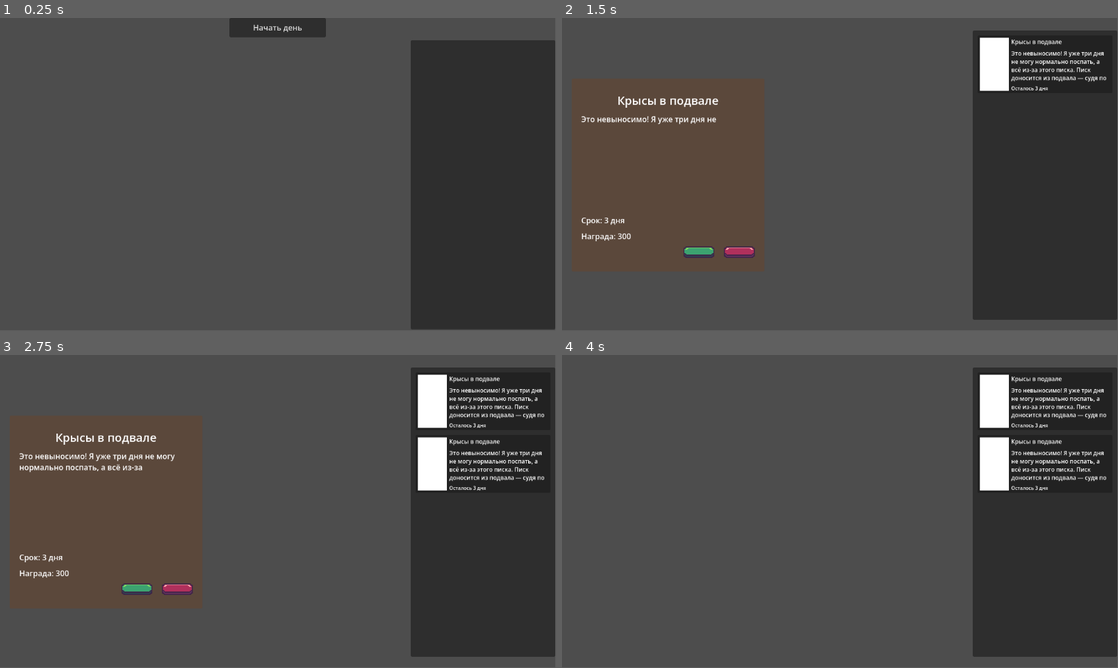
Above: before the commit, frames 1-4 (two rows, left to right).
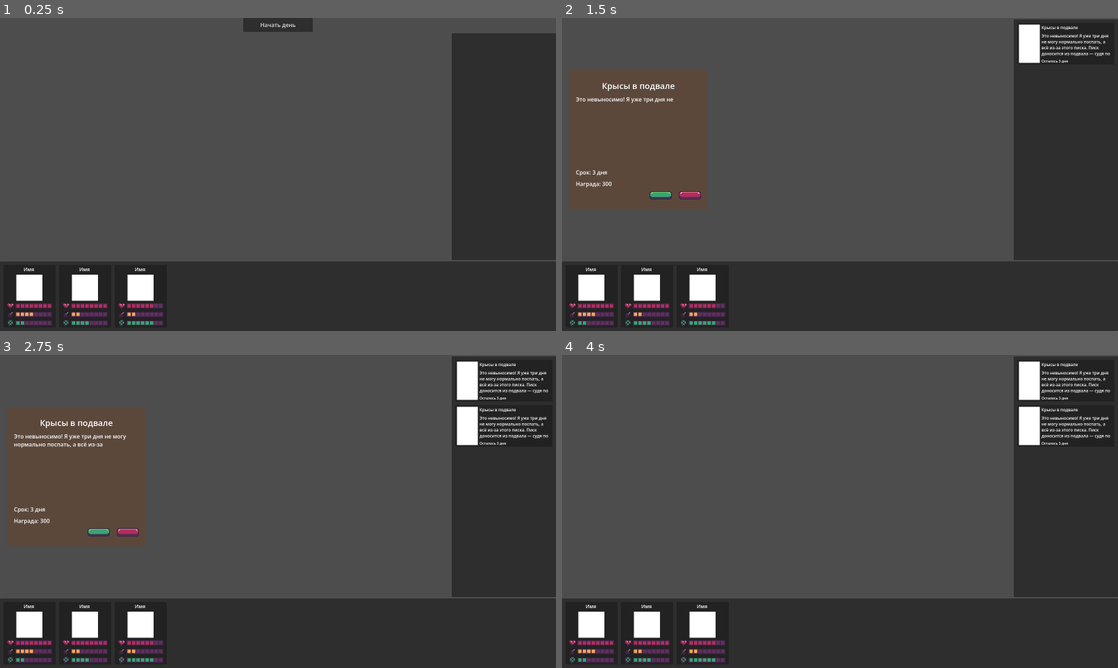
Above: after the commit, the same moments.

Repository: Soth-Yogoth/guild
Game: Godot game, scene res://scenes/main.tscn
Two runs of this game, one before a commit and one after it. Both use one fixed random seed, a clock stepped at 60 frames per second and the inputs below.
Inputs (mouse positions are in pixels of both pictures, inside the frame that each line leads up to; where the layout moved, square brackets give the same spot in the first picture):
- Up to frame 1 (0.25 s): no input
- Up to frame 2 (1.5 s): click "Начать день" at 0.5 s; click (662, 196) [701, 252] at 1.25 s
- Up to frame 3 (2.75 s): click (100, 533) [139, 589] at 2 s
- Up to frame 4 (4 s): click (689, 533) [739, 589] at 2.75 s; tap Enter at 3.5 s; move the mouse to (962, 495) at 3.52 s; click (962, 495) at 3.67 s
In our replay, the window is 799x449 before the commit and 800x450 after it. These sizes can differ from the game's own. Grey fills any space a smaller window leaves; there, only what the larger window draws over its background counts as a difference.

The runs differ from the first frame. In frame 1, 23% of the frame differs, in the area x 0-100%, y 0-100%; in frame 2, 26%; in frame 3, 28%; in frame 4, 26%.

Commit message:
hero_manager_added

Diff:
--- a/project.godot
+++ b/project.godot
@@ -21,6 +21,12 @@
 QuestManager="*uid://cu3x8fjifv1f3"
 UiManager="*uid://cw6xgetwyhusd"
 GameState="*uid://1waaqjuv8hr5"
+HeroManager="*uid://c6omndkt1pffl"
+
+[display]
+
+window/size/viewport_width=1600
+window/size/viewport_height=900
 
 [dotnet]
 
--- /dev/null
+++ b/resources/hero_database.tres
@@ -0,0 +1,12 @@
+[gd_resource type="Resource" script_class="HeroDatabase" format=3 uid="uid://d3rpyeee57kbj"]
+
+[ext_resource type="Script" uid="uid://dq5rnd3xwvu0m" path="res://scripts/resources/hero_data.gd" id="1_d4ia0"]
+[ext_resource type="Resource" uid="uid://dvhsg0o8pg2vh" path="res://resources/heroes/start heroes/warior.tres" id="2_bkojb"]
+[ext_resource type="Resource" uid="uid://7i6a1i5iovix" path="res://resources/heroes/start heroes/wizard.tres" id="3_7l7ef"]
+[ext_resource type="Resource" uid="uid://di1wg53tssa1b" path="res://resources/heroes/start heroes/lucky.tres" id="4_vubf1"]
+[ext_resource type="Script" uid="uid://t2qfm3ujgjbg" path="res://scripts/resources/hero_database.gd" id="5_6gqdw"]
+
+[resource]
+script = ExtResource("5_6gqdw")
+heroes = Array[ExtResource("1_d4ia0")]([ExtResource("2_bkojb"), ExtResource("3_7l7ef"), ExtResource("4_vubf1")])
+metadata/_custom_type_script = "uid://t2qfm3ujgjbg"
--- /dev/null
+++ b/resources/heroes/start heroes/lucky.tres
@@ -0,0 +1,11 @@
+[gd_resource type="Resource" script_class="HeroData" format=3 uid="uid://di1wg53tssa1b"]
+
+[ext_resource type="Script" uid="uid://dq5rnd3xwvu0m" path="res://scripts/resources/hero_data.gd" id="1_j0nva"]
+
+[resource]
+script = ExtResource("1_j0nva")
+name = "Лаки"
+hp_max = 6
+atk = 2
+luck = 6
+metadata/_custom_type_script = "uid://dq5rnd3xwvu0m"
--- /dev/null
+++ b/resources/heroes/start heroes/warior.tres
@@ -0,0 +1,10 @@
+[gd_resource type="Resource" script_class="HeroData" format=3 uid="uid://dvhsg0o8pg2vh"]
+
+[ext_resource type="Script" uid="uid://dq5rnd3xwvu0m" path="res://scripts/resources/hero_data.gd" id="1_ljxfa"]
+
+[resource]
+script = ExtResource("1_ljxfa")
+name = "Годвин"
+atk = 4
+luck = 2
+metadata/_custom_type_script = "uid://dq5rnd3xwvu0m"
--- /dev/null
+++ b/resources/heroes/start heroes/wizard.tres
@@ -0,0 +1,10 @@
+[gd_resource type="Resource" script_class="HeroData" format=3 uid="uid://7i6a1i5iovix"]
+
+[ext_resource type="Script" uid="uid://dq5rnd3xwvu0m" path="res://scripts/resources/hero_data.gd" id="1_wkbmd"]
+
+[resource]
+script = ExtResource("1_wkbmd")
+name = "Астрид"
+atk = 2
+luck = 4
+metadata/_custom_type_script = "uid://dq5rnd3xwvu0m"
--- a/scenes/active_quests_view.tscn
+++ b/scenes/active_quests_view.tscn
@@ -1,6 +1,6 @@
 [gd_scene format=3 uid="uid://cw27eml1ptyk"]
 
-[ext_resource type="Script" uid="uid://cworirxe11ulf" path="res://scripts/active_quests_view.gd" id="1_6q7n1"]
+[ext_resource type="Script" uid="uid://cworirxe11ulf" path="res://scripts/ui_elements/quests_right_panel.gd" id="1_6q7n1"]
 
 [node name="Control" type="Control" unique_id=1910572543]
 custom_minimum_size = Vector2(300, 0)
@@ -17,15 +17,12 @@
 [node name="PanelContainer" type="PanelContainer" parent="." unique_id=738057865]
 custom_minimum_size = Vector2(300, 600)
 layout_mode = 1
-anchors_preset = 8
+anchors_preset = 13
 anchor_left = 0.5
-anchor_top = 0.5
 anchor_right = 0.5
-anchor_bottom = 0.5
-offset_left = -150.0
-offset_top = -300.0
-offset_right = 150.0
-offset_bottom = 300.0
+anchor_bottom = 1.0
+offset_left = -10.0
+offset_right = 10.0
 grow_horizontal = 2
 grow_vertical = 2
 
--- /dev/null
+++ b/scenes/hero_view_short.tscn
@@ -0,0 +1,128 @@
+[gd_scene format=3 uid="uid://bsork0adkuki1"]
+
+[ext_resource type="Texture2D" uid="uid://blhhjopqmn830" path="res://assets/img/icons/heart.png" id="1_725ej"]
+[ext_resource type="Script" uid="uid://c0swcb3jvb0ay" path="res://scripts/ui_elements/hero_view_short.gd" id="1_wh44r"]
+[ext_resource type="Texture2D" uid="uid://c6wxfpxywct4t" path="res://assets/img/progress_bar/progress_bar_background.png" id="2_wh44r"]
+[ext_resource type="Texture2D" uid="uid://bco5y2e2br0g3" path="res://assets/img/progress_bar/progress_bar_dark_pink.png" id="3_lgiyx"]
+[ext_resource type="Texture2D" uid="uid://bp6hqnso3g87m" path="res://assets/img/icons/sword.png" id="4_3vuo4"]
+[ext_resource type="Texture2D" uid="uid://cj1ihgwurutwh" path="res://assets/img/progress_bar/progress_bar_gold.png" id="5_7s46m"]
+[ext_resource type="Texture2D" uid="uid://cbpdw7mimnb4d" path="res://assets/img/icons/clover.png" id="6_xxr06"]
+[ext_resource type="Texture2D" uid="uid://bou07nd1ocv4x" path="res://assets/img/progress_bar/progress_bar_green.png" id="7_xqcdk"]
+
+[node name="Control" type="Control" unique_id=1103368489]
+custom_minimum_size = Vector2(150, 0)
+custom_maximum_size = Vector2(150, -1)
+layout_mode = 3
+anchors_preset = 0
+script = ExtResource("1_wh44r")
+
+[node name="Panel" type="Panel" parent="." unique_id=270518231]
+layout_mode = 1
+anchors_preset = 15
+anchor_right = 1.0
+anchor_bottom = 1.0
+grow_horizontal = 2
+grow_vertical = 2
+
+[node name="MarginContainer" type="MarginContainer" parent="Panel" unique_id=558043738]
+layout_mode = 1
+anchors_preset = 15
+anchor_right = 1.0
+anchor_bottom = 1.0
+grow_horizontal = 2
+grow_vertical = 2
+theme_override_constants/margin_left = 10
+theme_override_constants/margin_top = 5
+theme_override_constants/margin_right = 10
+theme_override_constants/margin_bottom = 5
+
+[node name="VBoxContainer" type="VBoxContainer" parent="Panel/MarginContainer" unique_id=1853751848]
+layout_mode = 2
+theme_override_constants/separation = 5
+
+[node name="NameLabel" type="RichTextLabel" parent="Panel/MarginContainer/VBoxContainer" unique_id=349030506]
+unique_name_in_owner = true
+layout_mode = 2
+theme_override_font_sizes/normal_font_size = 14
+text = "Имя "
+fit_content = true
+autowrap_mode = 0
+horizontal_alignment = 1
+
+[node name="ColorRect" type="ColorRect" parent="Panel/MarginContainer/VBoxContainer" unique_id=992803770]
+custom_minimum_size = Vector2(75, 75)
+custom_maximum_size = Vector2(75, 75)
+layout_mode = 2
+size_flags_horizontal = 4
+
+[node name="HBoxContainer" type="HBoxContainer" parent="Panel/MarginContainer/VBoxContainer" unique_id=23632525]
+layout_mode = 2
+theme_override_constants/separation = 4
+
+[node name="TextureRect" type="TextureRect" parent="Panel/MarginContainer/VBoxContainer/HBoxContainer" unique_id=1581667895]
+custom_minimum_size = Vector2(20, 20)
+layout_mode = 2
+texture = ExtResource("1_725ej")
+expand_mode = 1
+
+[node name="HP_ProgressBar" type="TextureProgressBar" parent="Panel/MarginContainer/VBoxContainer/HBoxContainer" unique_id=1954818854]
+unique_name_in_owner = true
+texture_filter = 1
+custom_minimum_size = Vector2(0, 15)
+custom_maximum_size = Vector2(-1, 15)
+layout_mode = 2
+size_flags_horizontal = 3
+size_flags_vertical = 4
+max_value = 8.0
+value = 3.0
+nine_patch_stretch = true
+texture_under = ExtResource("2_wh44r")
+texture_progress = ExtResource("3_lgiyx")
+
+[node name="HBoxContainer2" type="HBoxContainer" parent="Panel/MarginContainer/VBoxContainer" unique_id=542870069]
+layout_mode = 2
+theme_override_constants/separation = 4
+
+[node name="TextureRect" type="TextureRect" parent="Panel/MarginContainer/VBoxContainer/HBoxContainer2" unique_id=1553492875]
+custom_minimum_size = Vector2(20, 20)
+layout_mode = 2
+texture = ExtResource("4_3vuo4")
+expand_mode = 1
+
+[node name="ATK_ProgressBar" type="TextureProgressBar" parent="Panel/MarginContainer/VBoxContainer/HBoxContainer2" unique_id=1551694558]
+unique_name_in_owner = true
+texture_filter = 1
+custom_minimum_size = Vector2(0, 15)
+custom_maximum_size = Vector2(-1, 15)
+layout_mode = 2
+size_flags_horizontal = 3
+size_flags_vertical = 4
+max_value = 8.0
+value = 3.0
+nine_patch_stretch = true
+texture_under = ExtResource("2_wh44r")
+texture_progress = ExtResource("5_7s46m")
+
+[node name="HBoxContainer3" type="HBoxContainer" parent="Panel/MarginContainer/VBoxContainer" unique_id=1013870299]
+layout_mode = 2
+theme_override_constants/separation = 4
+
+[node name="TextureRect" type="TextureRect" parent="Panel/MarginContainer/VBoxContainer/HBoxContainer3" unique_id=830338648]
+custom_minimum_size = Vector2(20, 20)
+layout_mode = 2
+texture = ExtResource("6_xxr06")
+expand_mode = 1
+
+[node name="Luck_ProgressBar" type="TextureProgressBar" parent="Panel/MarginContainer/VBoxContainer/HBoxContainer3" unique_id=1965998990]
+unique_name_in_owner = true
+texture_filter = 1
+custom_minimum_size = Vector2(0, 15)
+custom_maximum_size = Vector2(-1, 15)
+layout_mode = 2
+size_flags_horizontal = 3
+size_flags_vertical = 4
+max_value = 8.0
+value = 3.0
+nine_patch_stretch = true
+texture_under = ExtResource("2_wh44r")
+texture_progress = ExtResource("7_xqcdk")
--- /dev/null
+++ b/scenes/heroes_bottom_panel.tscn
@@ -0,0 +1,50 @@
+[gd_scene format=3 uid="uid://b2x84yplhk7ui"]
+
+[ext_resource type="PackedScene" uid="uid://bsork0adkuki1" path="res://scenes/hero_view_short.tscn" id="1_qumul"]
+[ext_resource type="Script" uid="uid://bqixoal0jq8lh" path="res://scripts/ui_elements/heroes_bottom_panel.gd" id="1_u2lfh"]
+
+[node name="Control" type="Control" unique_id=1536724190]
+layout_mode = 3
+anchors_preset = 15
+anchor_right = 1.0
+anchor_bottom = 1.0
+grow_horizontal = 2
+grow_vertical = 2
+script = ExtResource("1_u2lfh")
+
+[node name="PanelContainer" type="PanelContainer" parent="." unique_id=345202505]
+custom_minimum_size = Vector2(0, 200)
+custom_maximum_size = Vector2(-1, 200)
+layout_mode = 1
+anchors_preset = 12
+anchor_top = 1.0
+anchor_right = 1.0
+anchor_bottom = 1.0
+grow_horizontal = 2
+grow_vertical = 0
+
+[node name="MarginContainer" type="MarginContainer" parent="PanelContainer" unique_id=1956650446]
+layout_mode = 2
+theme_override_constants/margin_left = 10
+theme_override_constants/margin_top = 10
+theme_override_constants/margin_right = 10
+theme_override_constants/margin_bottom = 10
+
+[node name="ScrollContainer" type="ScrollContainer" parent="PanelContainer/MarginContainer" unique_id=1709937194]
+layout_mode = 2
+
+[node name="HeroViewContainer" type="HBoxContainer" parent="PanelContainer/MarginContainer/ScrollContainer" unique_id=1241644115]
+unique_name_in_owner = true
+layout_mode = 2
+size_flags_horizontal = 3
+size_flags_vertical = 3
+theme_override_constants/separation = 10
+
+[node name="Control" parent="PanelContainer/MarginContainer/ScrollContainer/HeroViewContainer" unique_id=1103368489 instance=ExtResource("1_qumul")]
+layout_mode = 2
+
+[node name="Control2" parent="PanelContainer/MarginContainer/ScrollContainer/HeroViewContainer" unique_id=1281361737 instance=ExtResource("1_qumul")]
+layout_mode = 2
+
+[node name="Control3" parent="PanelContainer/MarginContainer/ScrollContainer/HeroViewContainer" unique_id=1689598947 instance=ExtResource("1_qumul")]
+layout_mode = 2
--- a/scenes/main.tscn
+++ b/scenes/main.tscn
@@ -3,6 +3,7 @@
 [ext_resource type="Script" uid="uid://c7lwe2e0kn5pd" path="res://scripts/main.gd" id="1_o5qli"]
 [ext_resource type="PackedScene" uid="uid://cko4e51p2i601" path="res://scenes/questInfo.tscn" id="2_0wfyh"]
 [ext_resource type="PackedScene" uid="uid://cw27eml1ptyk" path="res://scenes/active_quests_view.tscn" id="3_sugp2"]
+[ext_resource type="PackedScene" uid="uid://b2x84yplhk7ui" path="res://scenes/heroes_bottom_panel.tscn" id="4_jyhfs"]
 
 [node name="Control" type="Control" unique_id=709173346]
 layout_mode = 3
@@ -53,6 +54,11 @@
 unique_name_in_owner = true
 layout_mode = 2
 
+[node name="Control" parent="VBoxContainer" unique_id=1536724190 instance=ExtResource("4_jyhfs")]
+custom_minimum_size = Vector2(0, 200)
+layout_mode = 2
+size_flags_vertical = 8
+
 [connection signal="pressed" from="VBoxContainer/HBoxContainer/StartDayButton" to="." method="_on_button_pressed"]
 [connection signal="quest_accepted" from="VBoxContainer/HBoxContainer2/CenterContainer/NewQuestView" to="." method="_on_quest_accepted"]
 [connection signal="quest_declined" from="VBoxContainer/HBoxContainer2/CenterContainer/NewQuestView" to="." method="_on_quest_declined"]
--- a/scenes/questInfo.tscn
+++ b/scenes/questInfo.tscn
@@ -1,7 +1,7 @@
 [gd_scene format=3 uid="uid://cko4e51p2i601"]
 
 [ext_resource type="Script" uid="uid://lmjurdqjp1lw" path="res://scripts/ui_elements/quest_info.gd" id="1_n67l7"]
-[ext_resource type="Script" uid="uid://cmu7r51c4em87" path="res://scripts/quest_content.gd" id="2_b4ff3"]
+[ext_resource type="Script" uid="uid://cmu7r51c4em87" path="res://scripts/ui_elements/quest_content.gd" id="2_b4ff3"]
 [ext_resource type="Texture2D" uid="uid://dw4l6xj473cve" path="res://assets/img/buttons/green_button_free.png" id="3_71ycc"]
 [ext_resource type="Texture2D" uid="uid://bs2lwxox2ssa5" path="res://assets/img/buttons/green_button_presed.png" id="4_0nekr"]
 [ext_resource type="Texture2D" uid="uid://dar5mgg8nwyvy" path="res://assets/img/buttons/red_button_free.png" id="5_yg53y"]
--- a/scenes/quest_menu_item.tscn
+++ b/scenes/quest_menu_item.tscn
@@ -1,6 +1,6 @@
 [gd_scene format=3 uid="uid://381bmg0cmj7v"]
 
-[ext_resource type="Script" uid="uid://dwussc7rmtjad" path="res://scripts/quest_menu_item.gd" id="1_qmhcs"]
+[ext_resource type="Script" uid="uid://dwussc7rmtjad" path="res://scripts/ui_elements/quest_menu_item.gd" id="1_qmhcs"]
 
 [node name="Control" type="Control" unique_id=833948027]
 custom_minimum_size = Vector2(0, 120)
--- /dev/null
+++ b/scripts/hero_instance.gd
@@ -0,0 +1,44 @@
+class_name Hero
+
+signal max_hp_value_changed(value: int)
+signal current_hp_value_changed(value: int)
+signal atk_value_changed(value: int)
+signal luck_value_changed(value: int)
+
+var id: String
+var name: String = "nobody"
+
+var hp_max: int
+var hp_current: int :
+	set(value):
+		hp_current = value
+		current_hp_value_changed.emit(value)
+
+var atk: int :
+	set(value):
+		atk = value
+		atk_value_changed.emit(value)
+
+var luck: int :
+	set(value):
+		luck = value
+		luck_value_changed.emit(value)
+
+func _init() -> void:
+
+	hp_max = randi_range(6, 8)
+	hp_current = hp_max
+	atk = randi_range(1, 6)
+	luck = randi_range(1, 6)
+
+static func create_from_data(data: HeroData) -> Hero:
+
+	var instance = Hero.new()
+
+	instance.name = data.name
+	instance.hp_max = data.hp_max
+	instance.hp_current = instance.hp_max
+	instance.atk = data.atk
+	instance.luck = data.luck
+
+	return instance
--- /dev/null
+++ b/scripts/resources/hero_data.gd
@@ -0,0 +1,18 @@
+class_name HeroData extends Resource
+
+const max_value = 8
+
+@export var id: String
+@export var name: String
+
+@export var hp_max: int = 8:
+	set(value):
+		hp_max = clampf(value, 0.0, max_value)
+
+@export var atk: int = 1:
+	set(value):
+		atk = clampf(value, 0.0, max_value)
+
+@export var luck: int = 1:
+	set(value):
+		luck = clampf(value, 0.0, max_value)
--- /dev/null
+++ b/scripts/resources/hero_database.gd
@@ -0,0 +1,3 @@
+class_name HeroDatabase extends Resource
+
+@export var heroes: Array[HeroData]
--- /dev/null
+++ b/scripts/systems/hero_manager.gd
@@ -0,0 +1,11 @@
+extends Node
+
+@onready var heroes_database := load("res://resources/hero_database.tres") as HeroDatabase
+@onready var guild_heroes := heroes_database.heroes
+
+func _ready() -> void:
+
+	print("bottom panel is ready")
+
+	for hero in guild_heroes:
+		print(hero.name)
--- /dev/null
+++ b/scripts/ui_elements/hero_view_short.gd
@@ -0,0 +1,25 @@
+class_name HeroView extends Control
+
+@onready var name_label := %NameLabel
+
+@onready var hp_bar := %HP_ProgressBar
+@onready var atk_bar := %ATK_ProgressBar
+@onready var luck_bar := %Luck_ProgressBar
+
+func make_connection(hero_data: Hero) -> void:
+
+	fill(hero_data)
+
+	hero_data.current_hp_value_changed.connect(
+		func (value: int) : hp_bar.value = value)
+	hero_data.atk_value_changed.connect(
+		func (value: int) : atk_bar.value = value)
+	hero_data.luck_value_changed.connect(
+		func (value: int) : luck_bar.value = value)
+
+
+func fill(hero_data: Hero) -> void:
+
+	hp_bar.value = hero_data.hp_current
+	atk_bar.value = hero_data.atk
+	luck_bar.value = hero_data.luck
--- /dev/null
+++ b/scripts/ui_elements/heroes_bottom_panel.gd
@@ -0,0 +1,24 @@
+extends Control
+
+@onready var container := %HeroViewContainer
+const hero_view_scene := preload("res://scenes/hero_view_short.tscn")
+
+func _ready() -> void:
+
+	clear_container()
+
+	for hero_data in HeroManager.guild_heroes:
+
+		var hero := Hero.create_from_data(	hero_data)
+		add_hero_view(hero)
+
+func add_hero_view(hero: Hero) -> void:
+
+	var hero_view_instance := hero_view_scene.instantiate() as HeroView
+	container.add_child(hero_view_instance)
+	hero_view_instance.make_connection(hero)
+
+func clear_container() -> void:
+
+	for hero_view in container.get_children():
+		hero_view.queue_free()
--- a/scripts/active_quests_view.gd
+++ b/scripts/ui_elements/quests_right_panel.gd
@@ -11,7 +11,6 @@
 	for quest in quests:
 		add_quest(quest)
 
-
 func add_quest(quest) -> void:
 
 	var quest_menu_item := quest_menu_item_scene.instantiate() as QuestMenuItem
Binary file added: assets/img/progress_bar/progress_bar_background.png
Not shown, added: assets/img/progress_bar/progress_bar_background.png.import
Binary file added: assets/img/progress_bar/progress_bar_blue.png
Not shown, added: assets/img/progress_bar/progress_bar_blue.png.import
Binary file added: assets/img/progress_bar/progress_bar_dark_pink.png
Not shown, added: assets/img/progress_bar/progress_bar_dark_pink.png.import
Binary file added: assets/img/progress_bar/progress_bar_gold.png
Not shown, added: assets/img/progress_bar/progress_bar_gold.png.import
Binary file added: assets/img/progress_bar/progress_bar_green.png
Not shown, added: assets/img/progress_bar/progress_bar_green.png.import
Binary file added: assets/img/progress_bar/progress_bar_indigo.png
Not shown, added: assets/img/progress_bar/progress_bar_indigo.png.import
(and 17 more such lines)
